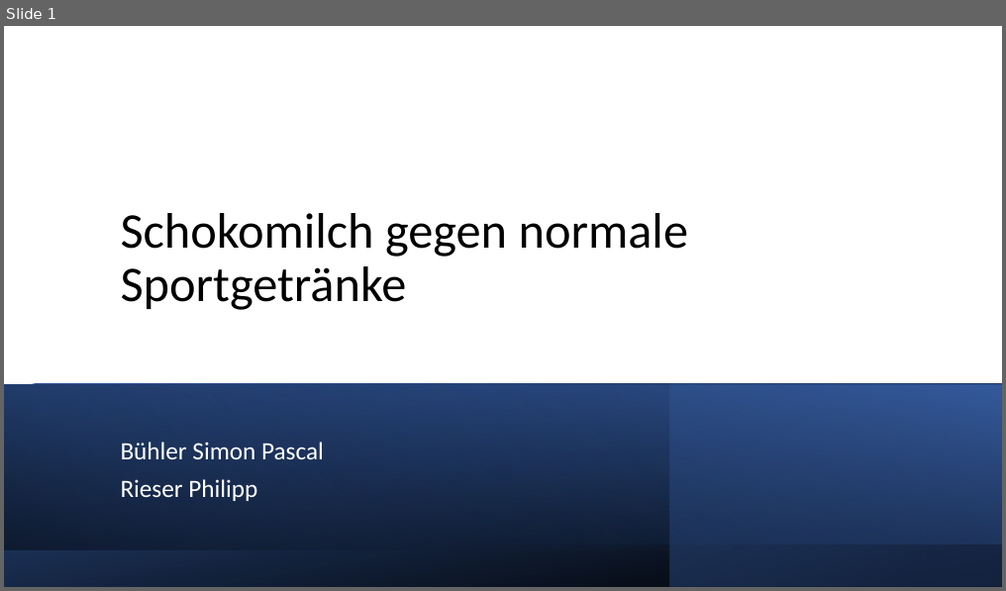
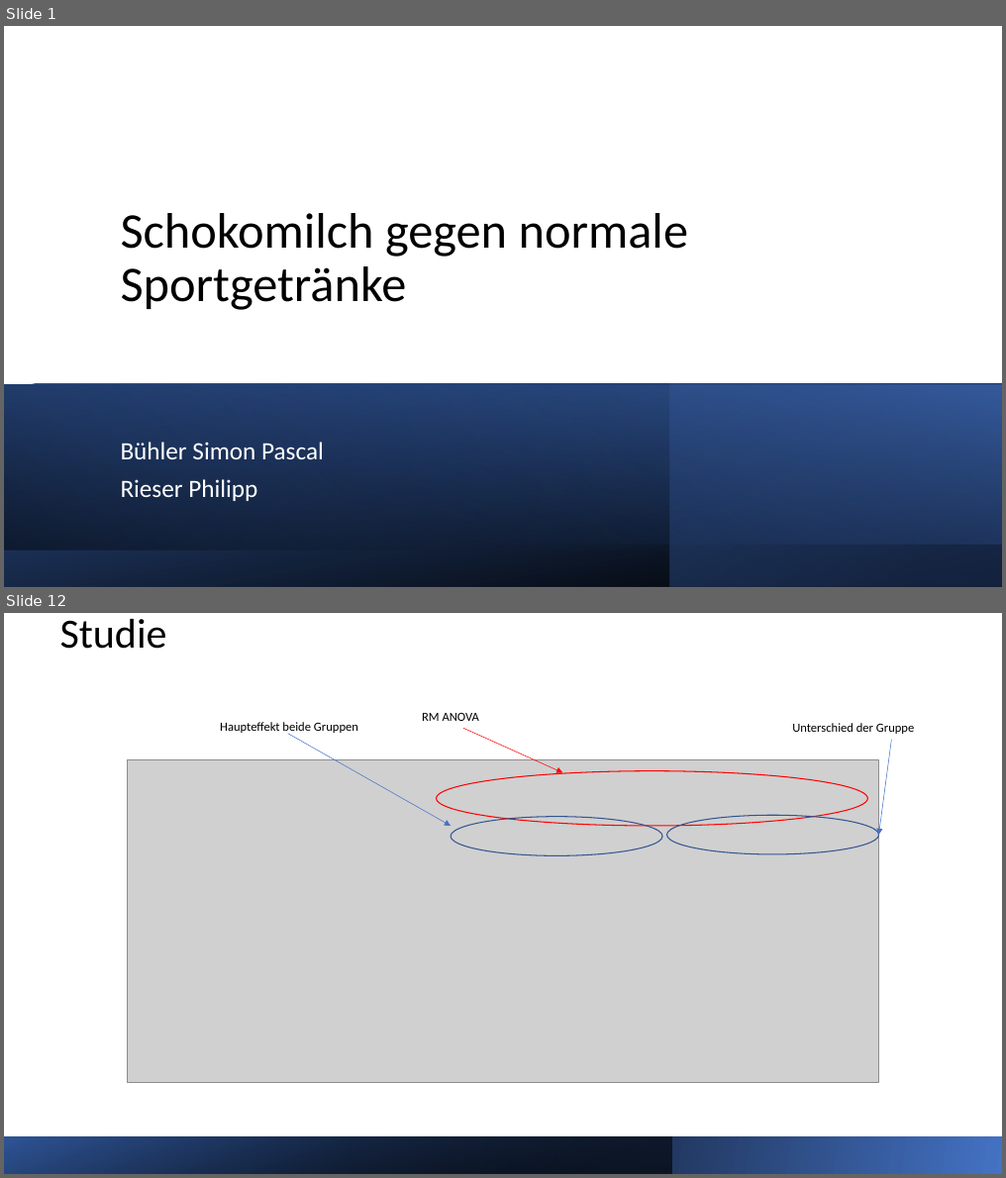
Before and after one commit to buehlpa/ChocolateMilkStudy, a slide deck: pp.pptx. Shown one above the other, each under a label of ours: slide 1 before the commit, slides 1 and 12 after it; the slides between them are not shown. The pictures are 1006x591 and 1006x1178 pixels, drawn with LibreOffice and Linux fonts; fonts in the diff are those of the drawing; grey boxes stand for pictures. Boxes give left, top, right and bottom in pixels: in the first picture for what was removed or moved away, otherwise in the second. Text is boxed around its words. In the diff, an @@ line names an element or a change of style, - is before the commit and + after.

```diff
--- a/pp.pptx
+++ b/pp.pptx
@@ slide 12 added at [4, 613, 1002, 1174], background #FFFFFF @@
@@ title added at [60, 619, 167, 649], 40 pt, text #000000 @@
+Studie
@@ text added at [220, 722, 358, 734], 12 pt, text #000000 @@
+Haupteffekt beide Gruppen
@@ text added at [422, 713, 479, 721], 12 pt, text #000000 @@
+RM ANOVA
@@ arrow added from (463, 728) to (563, 773), #FF0000 0.5 pt @@
@@ text added at [792, 723, 914, 734], 12 pt, text #000000 @@
+Unterschied der Gruppe
@@ picture added at [128, 761, 879, 1082] @@
@@ arrow added from (288, 734) to (450, 826), #4472C4 0.5 pt @@
@@ arrow added from (892, 740) to (879, 835), #4472C4 0.5 pt @@
@@ ellipse added at [437, 771, 868, 826], outline #FF0000 1 pt @@
@@ ellipse added at [450, 817, 662, 857], outline #325491 1 pt @@
@@ ellipse added at [667, 815, 879, 855], outline #325491 1 pt @@
@@ rectangle added at [4, 1137, 1002, 1174], fill gradient #4472C4 to #000000 @@
@@ rectangle added at [4, 1137, 672, 1174], fill gradient #000000 to #2F5597 @@
```
Also in this commit, not shown: 8 slides changed, 7 other slides added, 4 slides removed, 5 other files.
